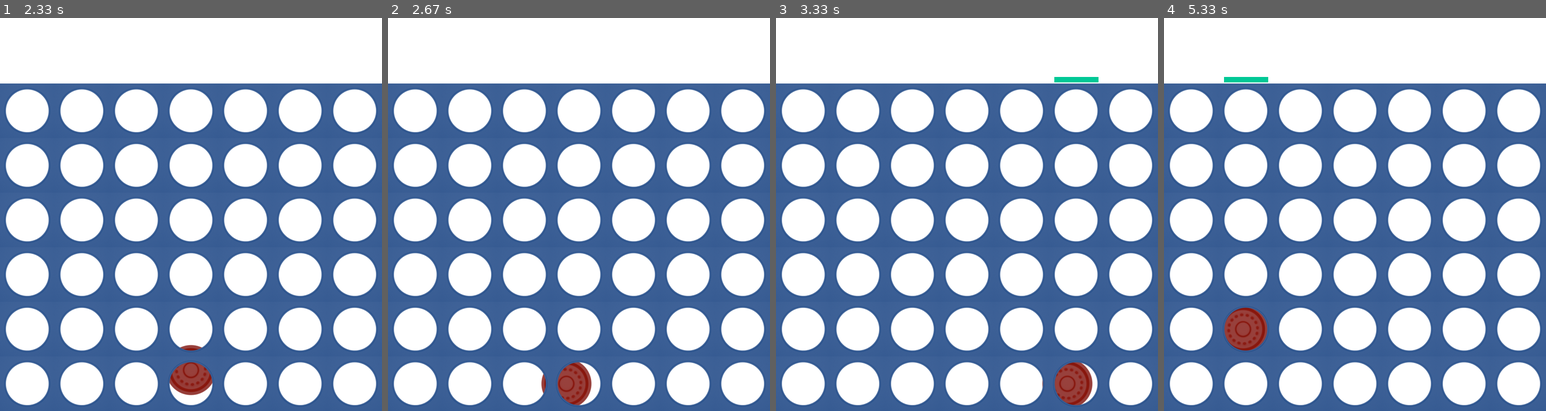
Above: before the commit, frames 1-4 (left to right).
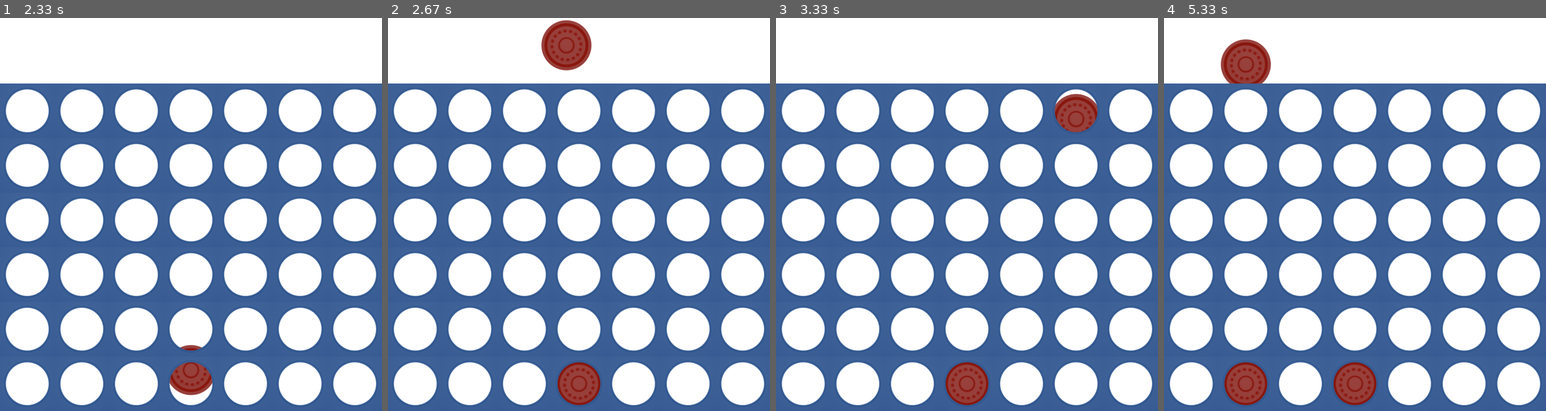
Above: after the commit, the same moments.

Repository: JohnAndPython/Pygame_Connect_Four
Game: pygame game, started from main.py
Same seed, same stepped clock (60 frames per second), same inputs: the game is played once before the commit and once after it.
Inputs (mouse positions are in pixels of both pictures, inside the frame that each line leads up to):
- Up to frame 1 (2.33 s): click (191, 214) at 0.38 s; click (72, 155) at 1.22 s; click (236, 249) at 1.55 s; click (198, 80) at 1.88 s; click (171, 316) at 2.22 s
- Up to frame 2 (2.67 s): click (567, 147) at 2.55 s
- Up to frame 3 (3.33 s): click (913, 131) at 2.88 s; click (1066, 179) at 3.22 s
- Up to frame 4 (5.33 s): click (1236, 163) at 4.05 s; click (1370, 198) at 4.88 s; click (1244, 190) at 5.22 s

Frame 1 is identical in both runs. In frame 2, 1.9% of the frame differs, in the area x 40-56%, y 0-99%; in frame 3, 2.9%; in frame 4, 4.2%, in the area x 14-56%, y 5-99%.

Commit message:
minor changes

Diff:
--- a/main.py
+++ b/main.py
@@ -1,6 +1,5 @@
 import pygame
-import time
-import sys
+import time, sys, random
 
 from board import Board
 from player import Player
@@ -19,12 +18,12 @@
 centersx = board_1.get_centersx()
 points_pos = board_1.get_points_pos()
 
-print(board_1._board)
-print(board_1._low_border)
-
-
 player_yel = Player("yellow", 50)
 player_red = Player("red", 60)
+
+board_1.config(player_red.get_image(), player_yel.get_image())
+
+print(player_red._rect)
 
 
 
@@ -134,10 +133,10 @@
 
             cur_low_border -= player_red.get_coin_height()
             board_1.set_low_border(index_column, cur_low_border)
+            board_1.set_value(index_column, player_red.value)
 
-            board_1.set_value(index_column, player_red.value)
-            print(player_red.value)
-            print(board_1._board)
+            player_red.reset_pos()
+
             player_clicked = False
 
     else:
@@ -150,16 +149,13 @@
                 pygame.draw.line(screen, red, *points_pos[key], 10)
 
 
-
-    #print(collision, index_bar)
-
+    # Draw coins and board
     player_red.draw(screen)
+    board_1.draw_coins(screen)
     board_1.draw(screen)
 
 
-
-
-
+    # Update screen
     pygame.display.flip()
 
     #set max FPS to 60
